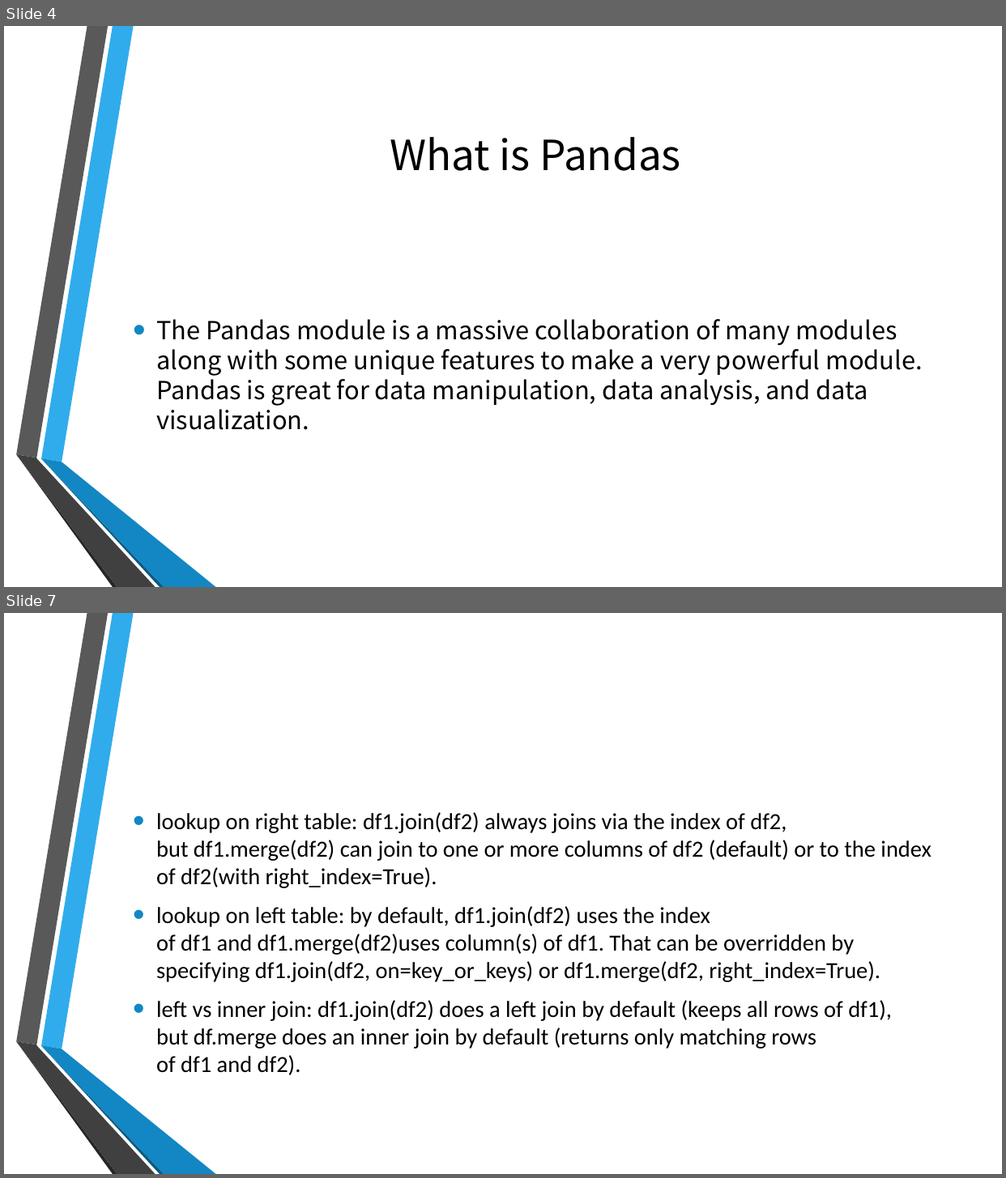
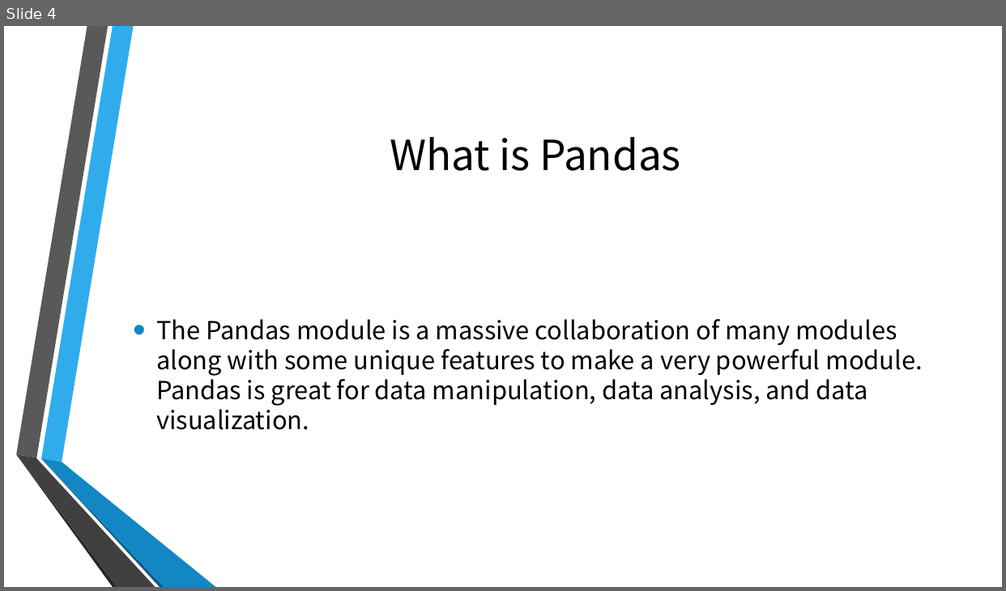
Before and after one commit to ParisaGY/MontgomeryCollege, a slide deck: Presentation.pptx. Shown one above the other, each under a label of ours: slides 4 and 7 before the commit, slide 4 after it; the slides between them are not shown. The pictures are 1006x1178 and 1006x591 pixels, drawn with LibreOffice and Linux fonts; fonts in the diff are those of the drawing; background and template pictures are left out. Boxes give left, top, right and bottom in pixels: in the first picture for what was removed or moved away, otherwise in the second. Text is boxed around its words. In the diff, an @@ line names an element or a change of style, - is before the commit and + after.

```diff
--- a/Presentation.pptx
+++ b/Presentation.pptx
@@ slide 7 removed at (4, 613, 1002, 1174), background picture (left out); not listed: 6 template elements that a slide beside it also shows @@
@@ text removed at (156, 812, 931, 1076) @@
-• lookup on right table: df1.join(df2) always joins via the index of df2, but df1.merge(df2) can join to one or more columns of df2 (default) or to the index of df2(with right_index=True).
-• lookup on left table: by default, df1.join(df2) uses the index of df1 and df1.merge(df2)uses column(s) of df1. That can be overridden by specifying df1.join(df2, on=key_or_keys) or df1.merge(df2, right_index=True).
-• left vs inner join: df1.join(df2) does a left join by default (keeps all rows of df1), but df.merge does an inner join by default (returns only matching rows of df1 and df2).
```
Also in this commit, not shown: 4 slides changed, 2 slides added.
